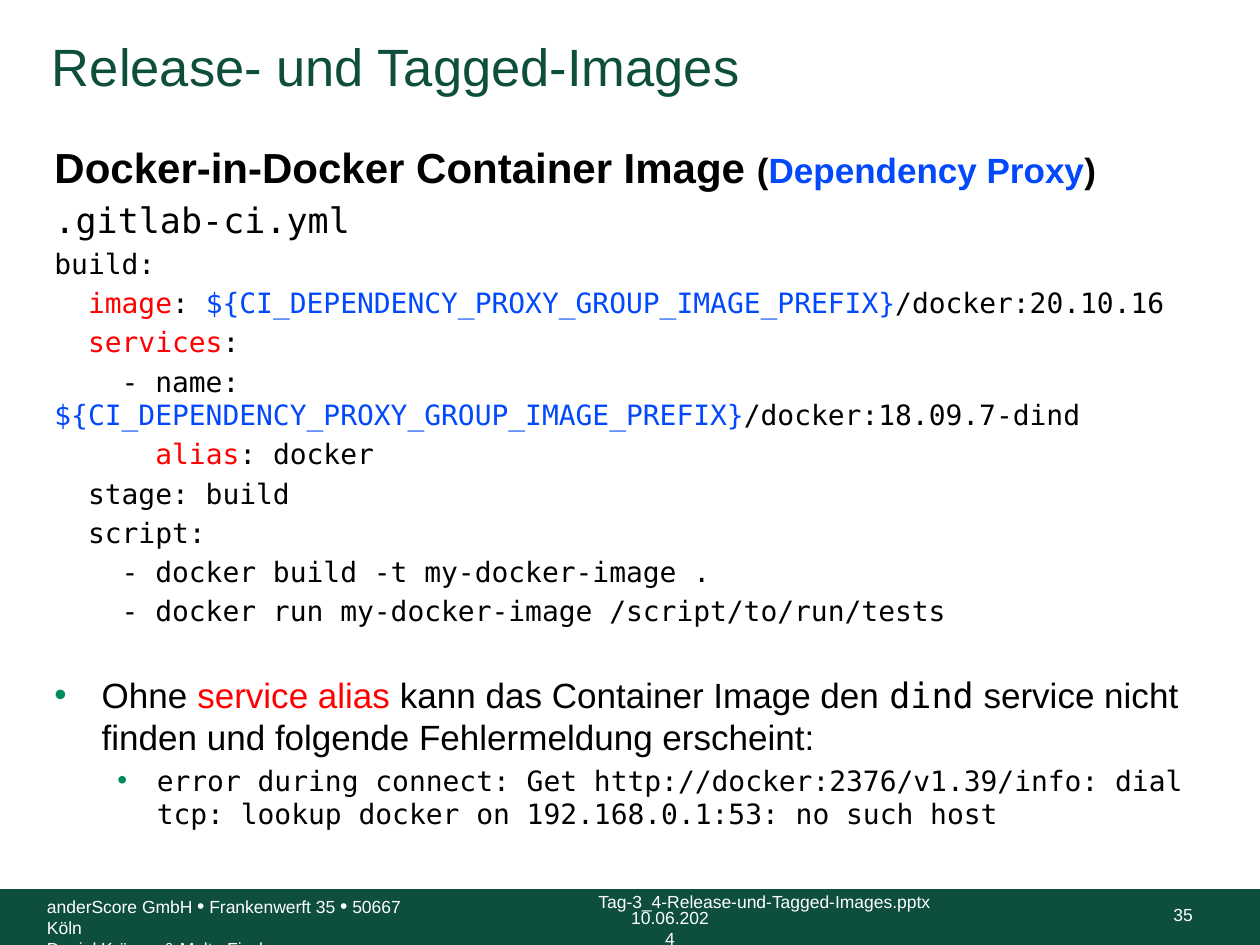
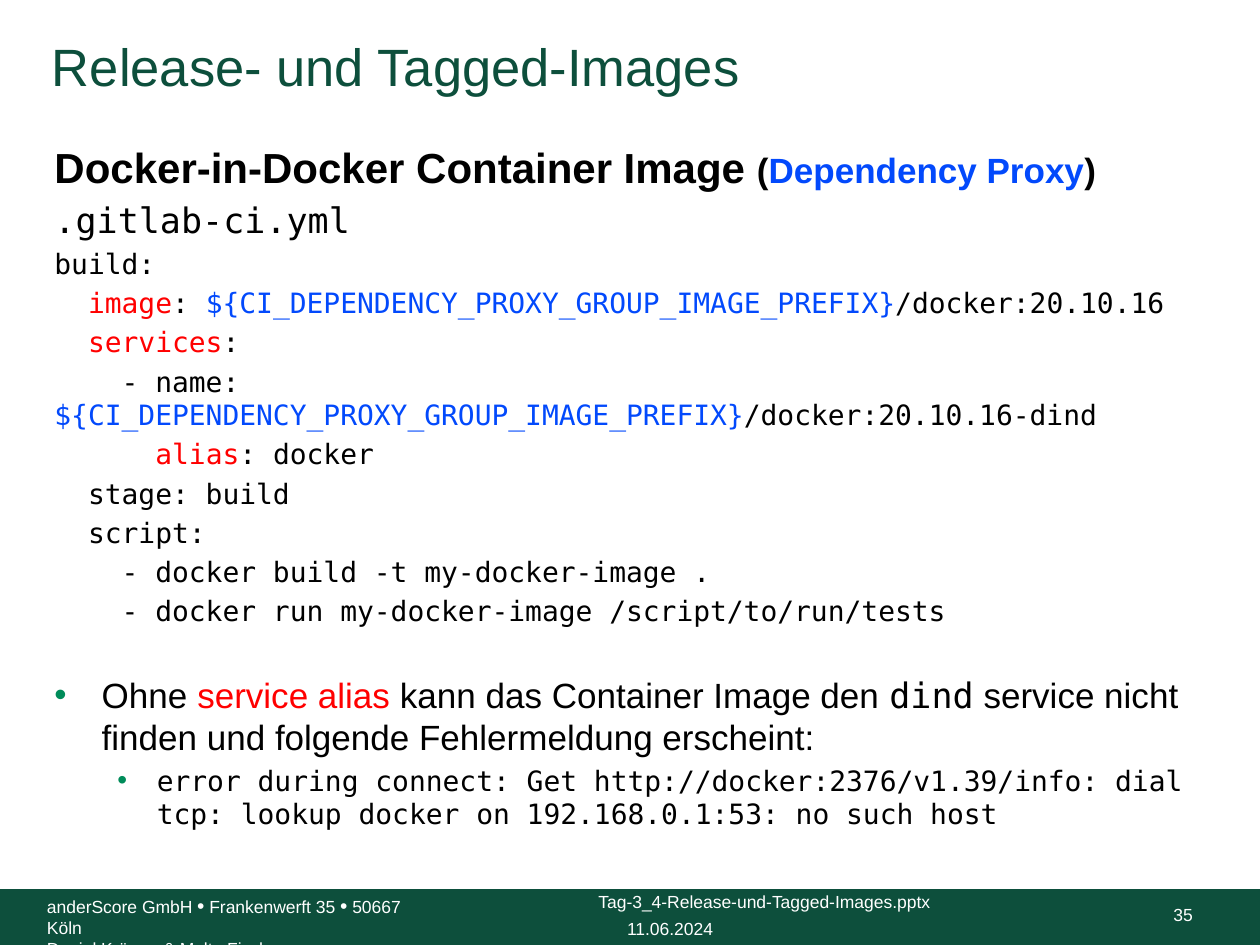
Before and after one commit to anderscore-gmbh/gitlab, a slide deck: slide 35 of slides/Tag-3_4-Release-und-Tagged-Images_Light.pptx. Drawn at 1260x945 pixels with LibreOffice and Linux fonts; fonts in the diff are those of the drawing; background and template pictures are left out. Boxes give left, top, right and bottom in pixels: in the first picture for what was removed or moved away, otherwise in the second. Text is boxed around its words. In the diff, an @@ line names an element or a change of style, - is before the commit and + after.

Commit message:
Fix wrong docker-dind version

```diff
--- a/slides/Tag-3_4-Release-und-Tagged-Images_Light.pptx
+++ b/slides/Tag-3_4-Release-und-Tagged-Images_Light.pptx
@@ text at [54, 376, 1097, 432]: text changed @@
-- name: ${CI_DEPENDENCY_PROXY_GROUP_IMAGE_PREFIX}/docker:18.09.7-dind
+- name: ${CI_DEPENDENCY_PROXY_GROUP_IMAGE_PREFIX}/docker:20.10.16-dind
@@ text at [627, 922, 713, 935]: text changed @@
-10.06.2024
+11.06.2024
```
Also in this commit, not shown: 37 other slides changed, 1 other file.
